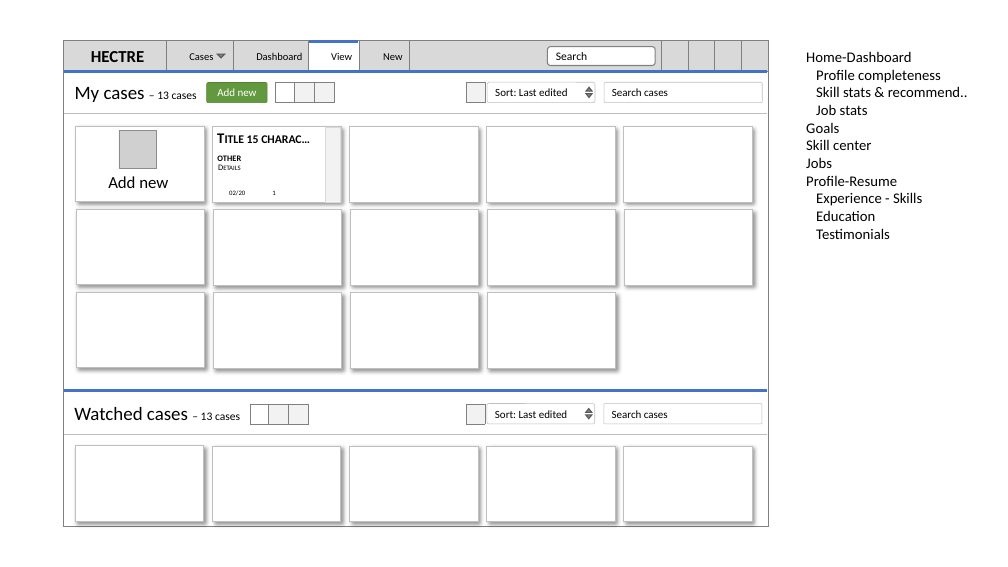
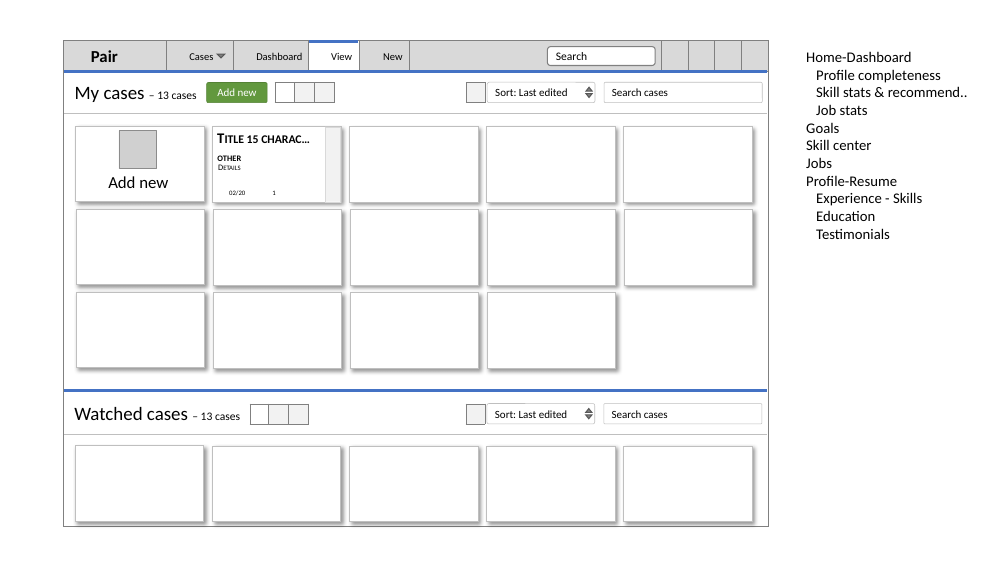
Before and after one commit to aarryann/doweb2, a slide deck: slide 9 of .docs/wireframes.pptx. Drawn at 1008x567 pixels with LibreOffice and Linux fonts; fonts in the diff are those of the drawing; grey boxes stand for pictures; background and template pictures are left out. Boxes give left, top, right and bottom in pixels: in the first picture for what was removed or moved away, otherwise in the second. Text is boxed around its words. In the diff, an @@ line names an element or a change of style, - is before the commit and + after.

```diff
--- a/.docs/wireframes.pptx
+++ b/.docs/wireframes.pptx
@@ text at [91, 50, 118, 62]: text changed @@
-HECTRE
+Pair
```
Also in this commit, not shown: 1 other file.
